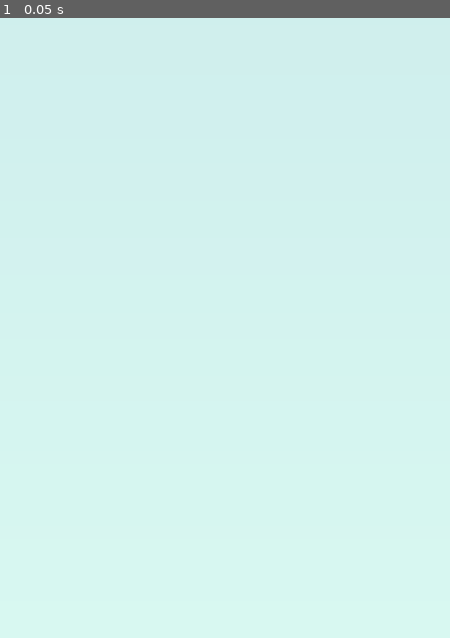
Above: before the commit, frame 1.
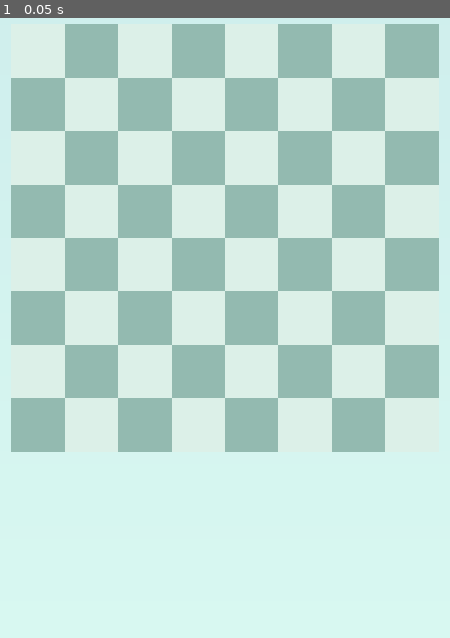
Above: after the commit, the same moment.

Repository: tiago-xavier-braga/HeWhoLosesWins
Game: Godot game, scene res://scenes/levels/lvl_game.tscn
Two runs of this game, one before a commit and one after it. Both use one fixed random seed, a clock stepped at 60 frames per second and the inputs below.
Inputs:
- Up to frame 1 (0.05 s): no input

The runs differ from the first frame. In frame 1, 33% of the frame differs, in the area x 2-98%, y 0-70%.

Commit message:
fix(game): start the match when the controller is ready

Diff:
--- a/scenes/game/match_controller.gd
+++ b/scenes/game/match_controller.gd
@@ -4,5 +4,9 @@
 @export var board_spawner: BoardSpawner
 @export var pieces_spawner: PiecesSpawner
 
+
+func _ready() -> void:
+    start_match()
+
 func start_match() -> void:
     board_spawner.initialize()
